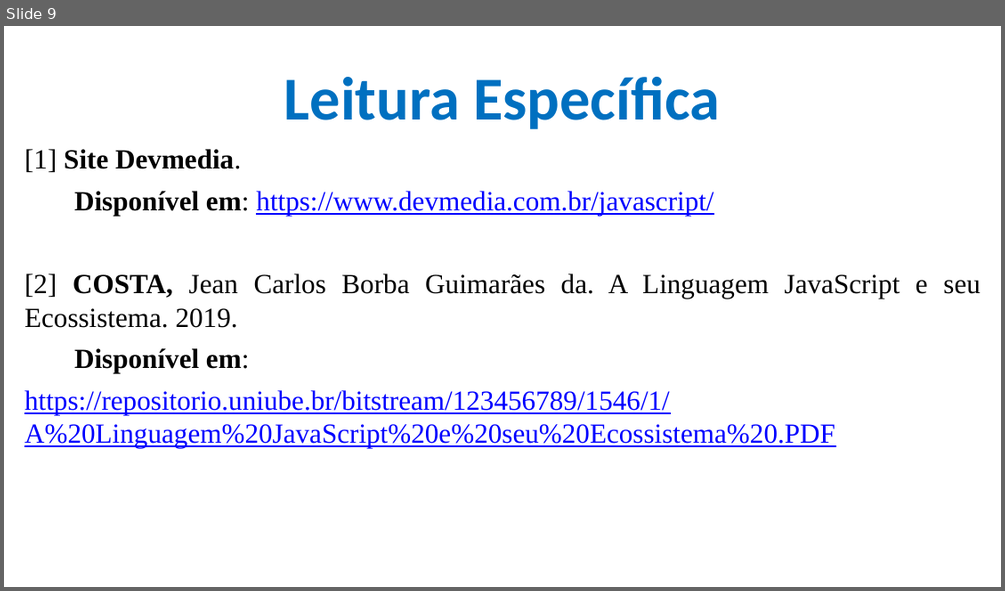
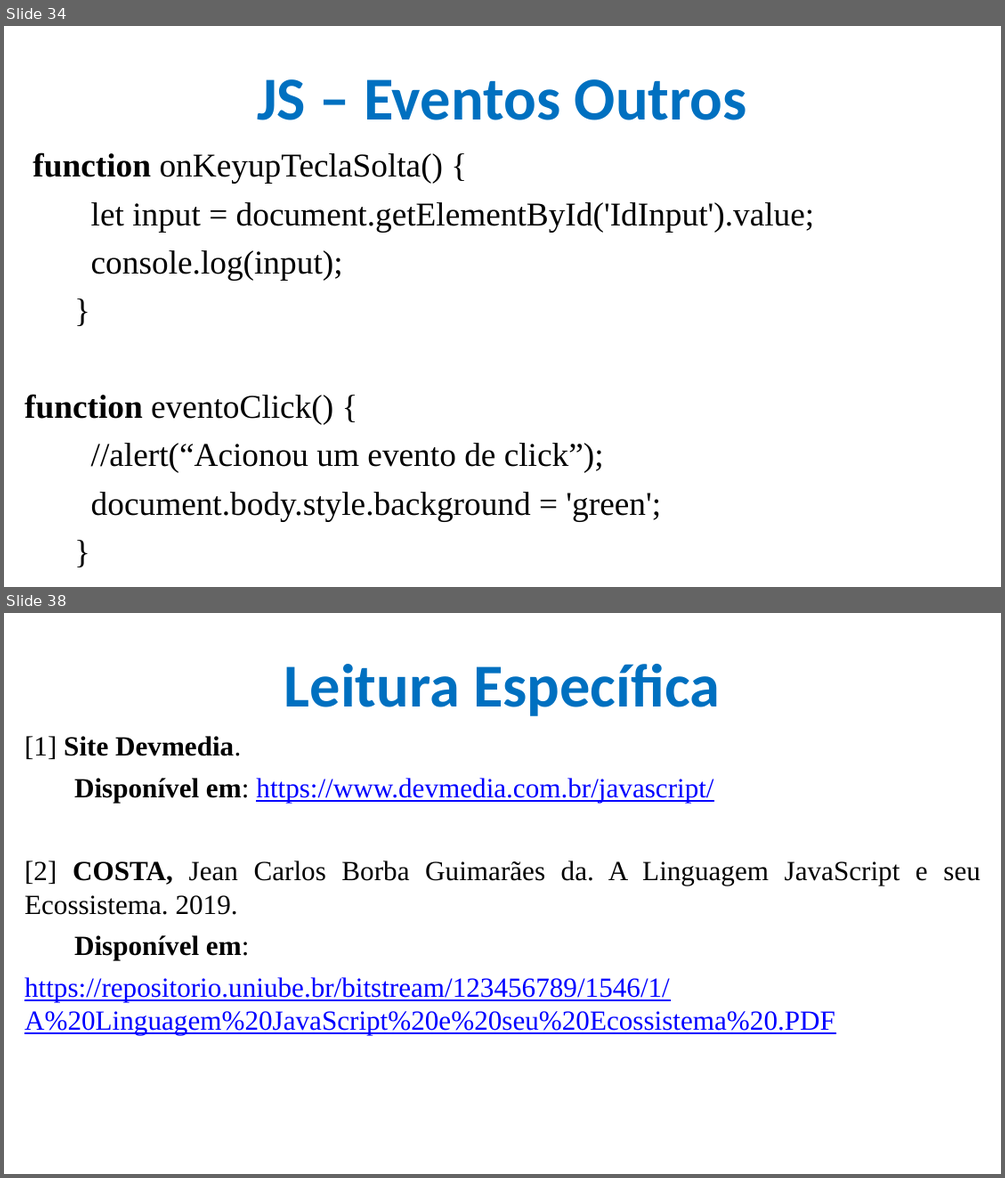
Before and after one commit to CloudEducationBrazil/WydenDesenvolvimentoWebPHP, a slide deck: 01 Classes/Aula 09 Desenvolvimento Web PHP - JS.pptx. Shown one above the other, each under a label of ours: slide 9 before the commit, slides 34 and 38 after it; the slides between them are not shown. The pictures are 1005x591 and 1005x1178 pixels, drawn with LibreOffice and Linux fonts; fonts in the diff are those of the drawing; background and template pictures are left out. Boxes give left, top, right and bottom in pixels: in the first picture for what was removed or moved away, otherwise in the second. Text is boxed around its words. In the diff, an @@ line names an element or a change of style, - is before the commit and + after.

```diff
--- a/01 Classes/Aula 09 Desenvolvimento Web PHP - JS.pptx
+++ b/01 Classes/Aula 09 Desenvolvimento Web PHP - JS.pptx
@@ slide 34 added at bbox=[4, 26, 1001, 587], background picture (left out) @@
@@ title added at bbox=[257, 79, 747, 120], 44 pt, text #0070C0, bold @@
+JS – Eventos Outros
@@ text added at bbox=[24, 152, 815, 521], 24 pt, text #000000 @@
+function onKeyupTeclaSolta() {
+let input = document.getElementById('IdInput').value;
+console.log(input);
+}
+function eventoClick() {
+//alert(“Acionou um evento de click”);
+document.body.style.background = 'green';
+}
@@ what was slide 9 is now slide 38 @@
```
Also in this commit, not shown: 3 slides changed, 28 other slides added.
